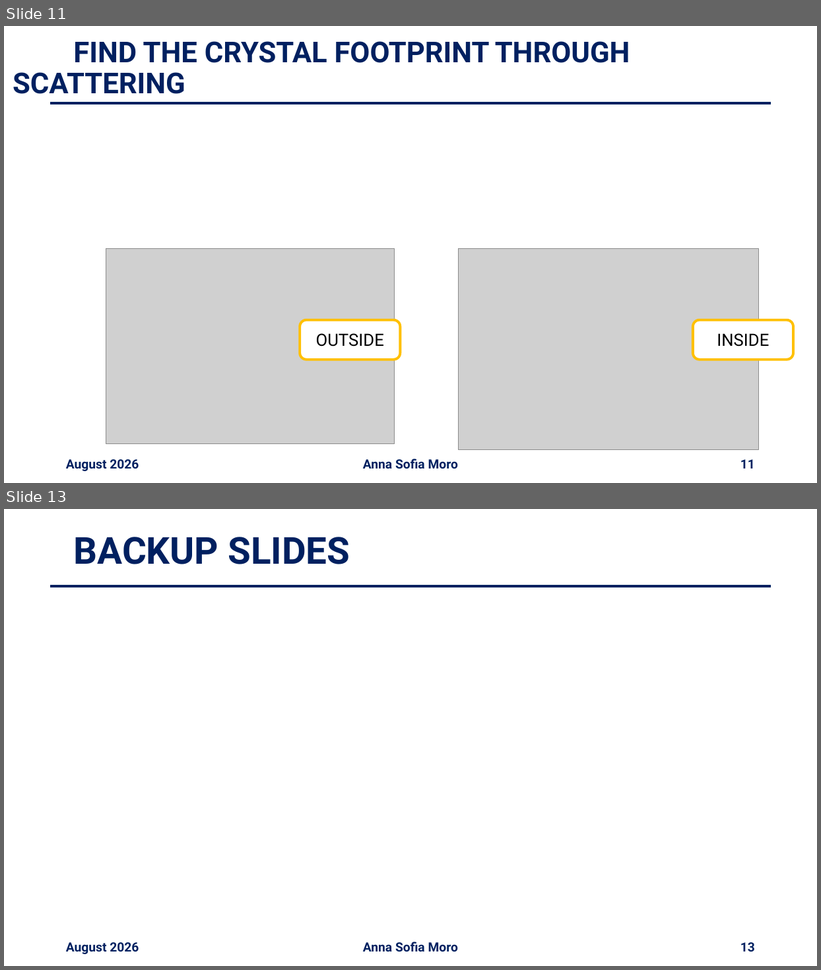
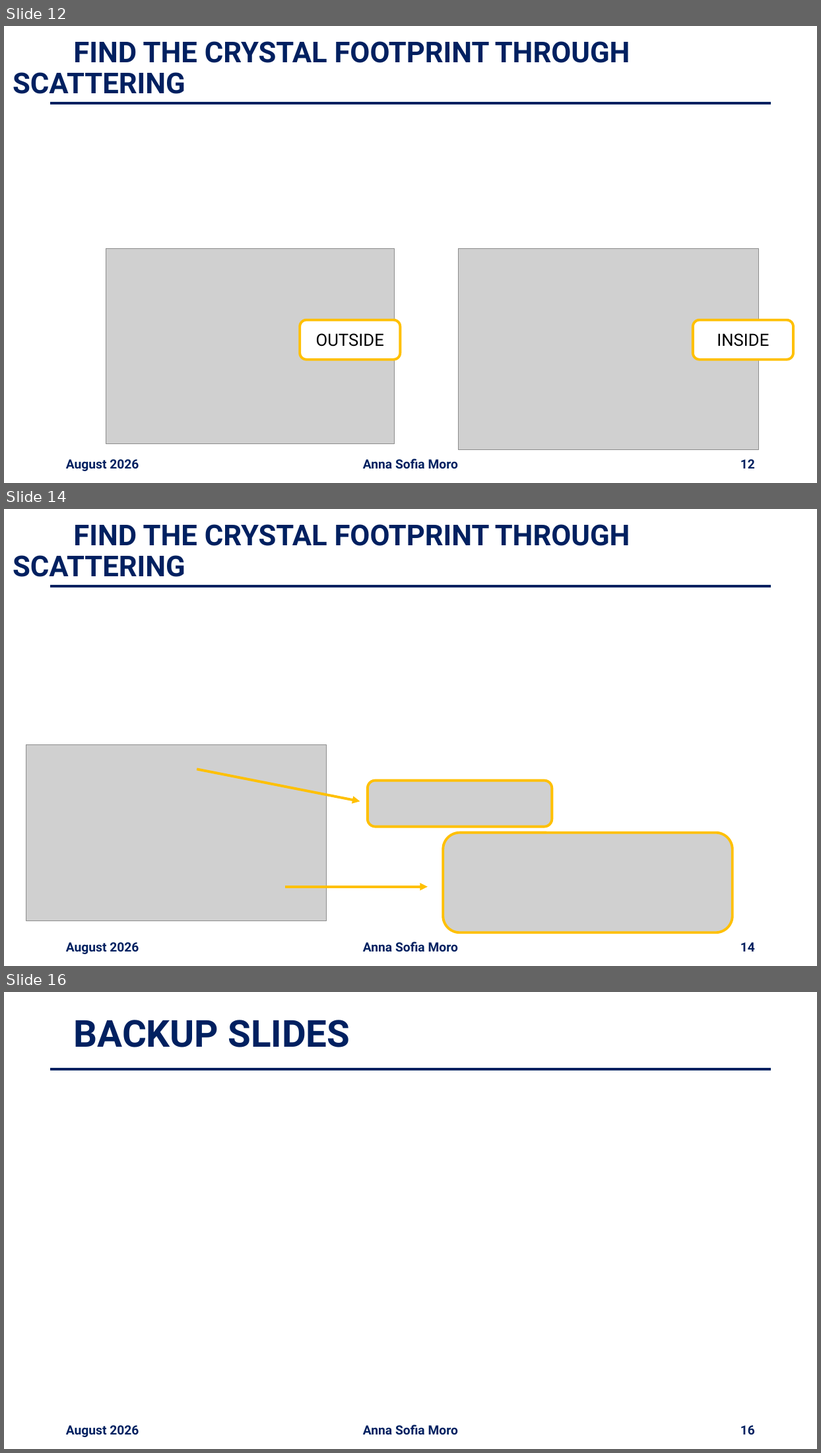
Before and after one commit to annaasofia/tesi, a slide deck: slides/week6.pptx. Shown one above the other, each under a label of ours: slides 11 and 13 before the commit, slides 12, 14 and 16 after it; the slides between them are not shown. The pictures are 821x970 and 821x1453 pixels, drawn with LibreOffice and Linux fonts; fonts in the diff are those of the drawing; grey boxes stand for pictures. Boxes give left, top, right and bottom in pixels: in the first picture for what was removed or moved away, otherwise in the second. Text is boxed around its words. In the diff, an @@ line names an element or a change of style, - is before the commit and + after.

```diff
--- a/slides/week6.pptx
+++ b/slides/week6.pptx
@@ slide 14 added at (x1=4, y1=509, x2=817, y2=966), background #FFFFFF @@
@@ title added at (x1=13, y1=524, x2=630, y2=577), 34 pt, text #002060, bold @@
+FIND THE CRYSTAL FOOTPRINT THROUGH SCATTERING
@@ line added from (50, 586) to (771, 586), #002060 3 pt @@
@@ picture added at (x1=26, y1=745, x2=327, y2=921) @@
@@ arrow added from (197, 770) to (360, 802), #FFC000 3 pt @@
@@ picture added at (x1=368, y1=781, x2=552, y2=827) @@
@@ picture added at (x1=443, y1=833, x2=733, y2=933) @@
@@ arrow added from (285, 887) to (428, 887), #FFC000 3 pt @@
@@ text added at (x1=66, y1=943, x2=139, y2=955), 15 pt, text #002060, bold @@
+August 2026
@@ text added at (x1=363, y1=942, x2=458, y2=953), 15 pt, text #002060, bold @@
+Anna Sofia Moro
@@ page number added at (x1=741, y1=943, x2=755, y2=952), 15 pt, text #002060, bold @@
+14
@@ what was slide 11 is now slide 12 @@
@@ page number at (x1=741, y1=460, x2=755, y2=469): text changed @@
-11
+12
@@ what was slide 13 is now slide 16 @@
@@ page number at (x1=741, y1=1426, x2=755, y2=1436): text changed @@
-13
+16
```
Also in this commit, not shown: 1 slide changed, 2 other slides added, 1 slide removed, 3 other files.
